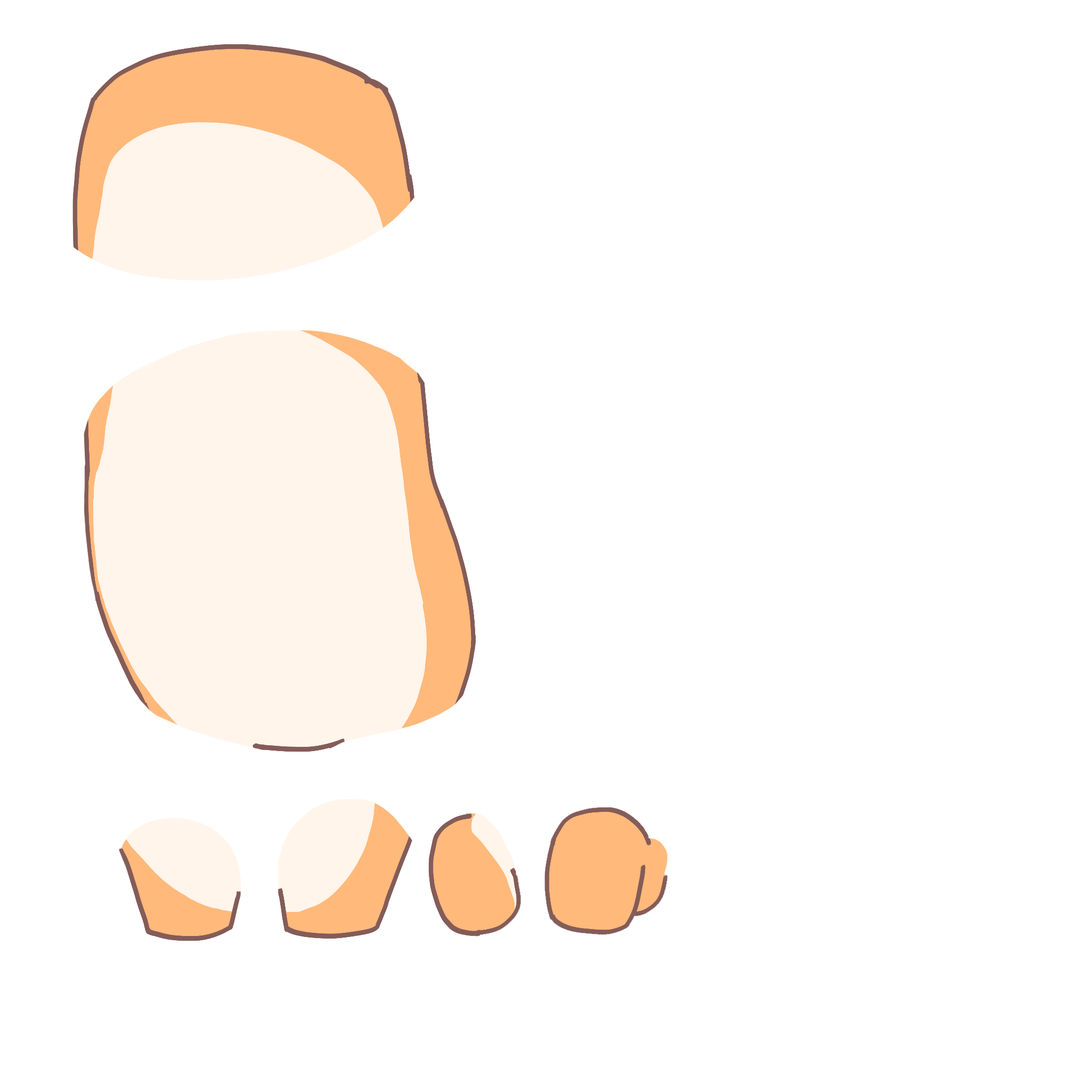
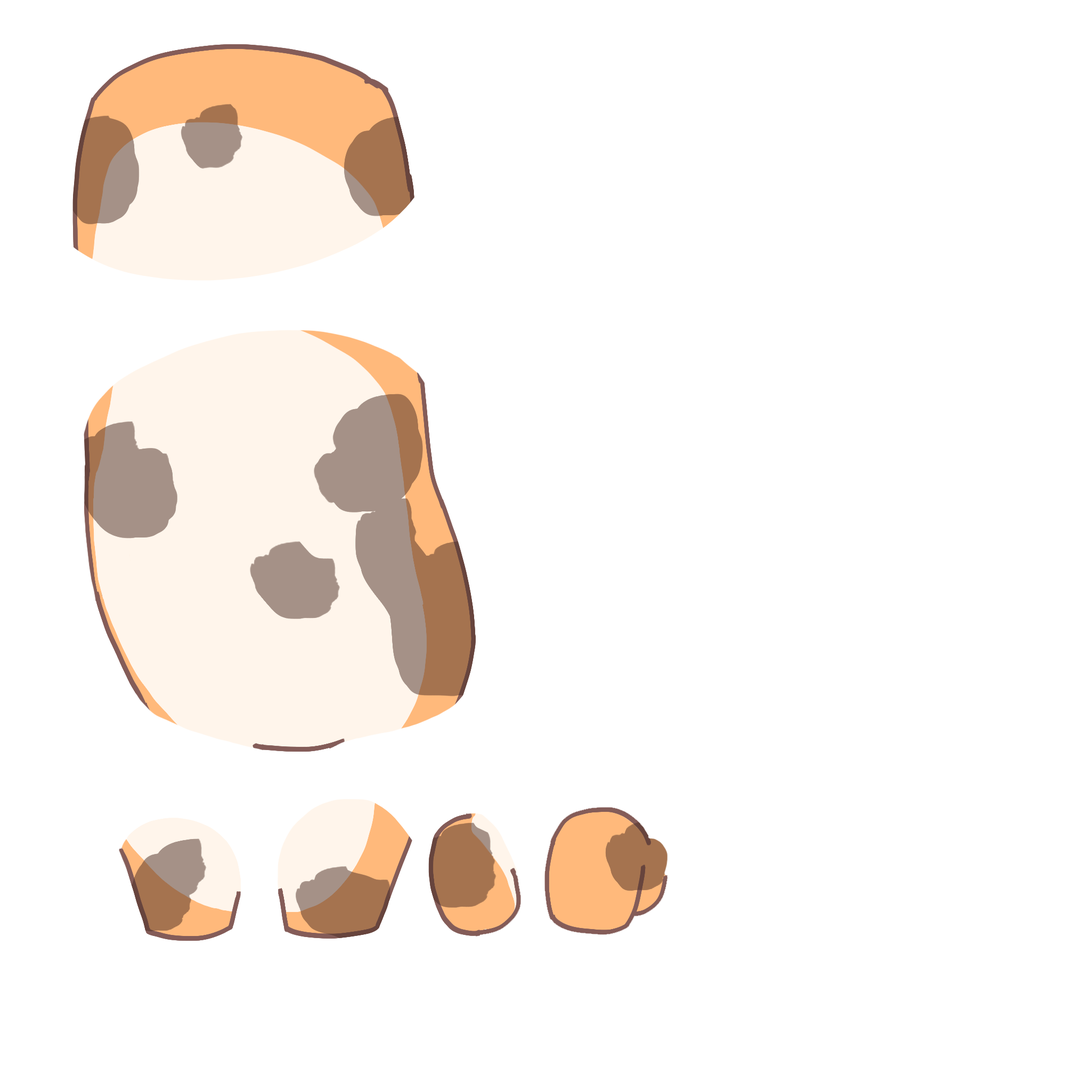
Two versions of the same layered image (1091 × 1091). Layer-by-layer changes:
renamed "leg front L" to "Layer 17", opacity 100% → 50%, moved it above "leg front R", painted on it over (x1=72, y1=103, x2=669, y2=939)
removed layer "leg back R" over (x1=131, y1=838, x2=207, y2=933)
removed layer "leg back L" over (x1=295, y1=866, x2=391, y2=939)
removed layer "body" (1st of 2) over (x1=84, y1=393, x2=476, y2=697)
removed layer "neck" over (x1=72, y1=103, x2=415, y2=225)
painted on "leg front R" over (x1=72, y1=103, x2=669, y2=939)
